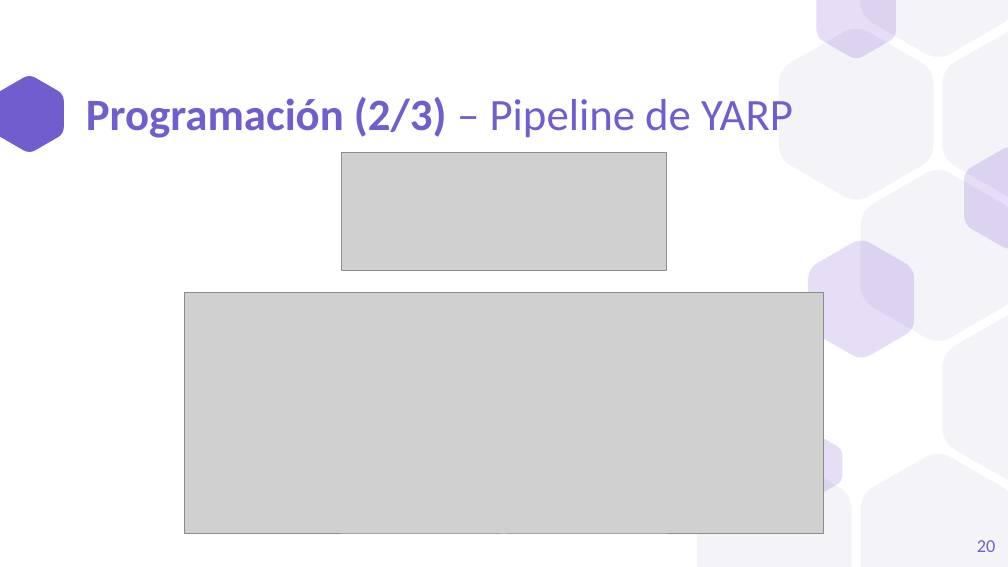
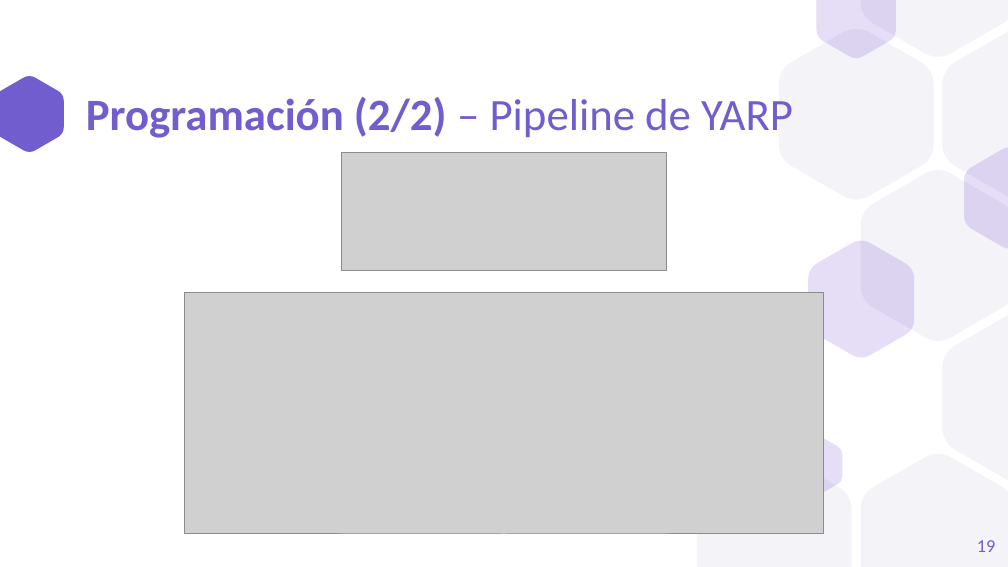
Before and after one commit to a1ex9788/TFG, a slide deck: slide 19 of TFG_AlejandroCarrion.pptx (slide 20 before the commit). Drawn at 1008x567 pixels with LibreOffice and Linux fonts; fonts in the diff are those of the drawing; grey boxes stand for pictures. Boxes give left, top, right and bottom in pixels: in the first picture for what was removed or moved away, otherwise in the second. Text is boxed around its words. In the diff, an @@ line names an element or a change of style, - is before the commit and + after.

```diff
--- a/TFG_AlejandroCarrion.pptx
+++ b/TFG_AlejandroCarrion.pptx
@@ title at [86, 97, 793, 138]: text changed @@
-Programación (2/3) – Pipeline de YARP
+Programación (2/2) – Pipeline de YARP
@@ page number at [977, 540, 995, 552]: text changed @@
-20
+19
```
Also in this commit, not shown: 8 other slides changed, 1 slide removed.
